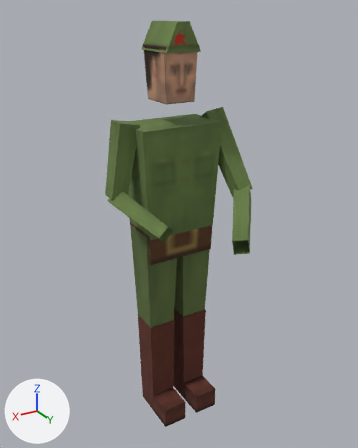
Renders of the OBJ model Samples/demo - first person shooter/models/guardnf.obj from each side of a commit.
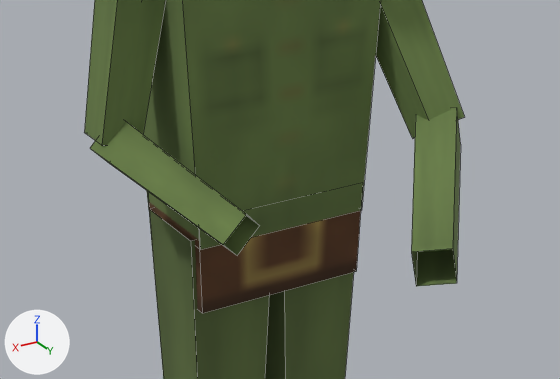
There are two pictures of each version: one whole from a camera (50 mm lens) standing at (69.0, 119.4, 124.2) and looking at (3.6, 10.4, 69.7), one close up on the part from 20% to 81% of the width and 32% to 65% of the height. Every picture has the same lights, and +X, +Y and +Z are marked at lower left. The first two pictures are the older version. The close-ups show mesh edges as thin lines. Where no turn or scale is listed for an object, it has been applied to the vertices. Vertices at exactly the same position are counted once.

In view in the first close-up: 'guardnf'.
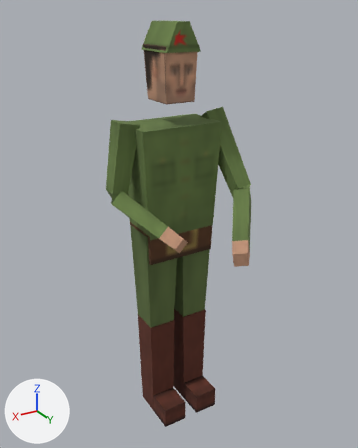
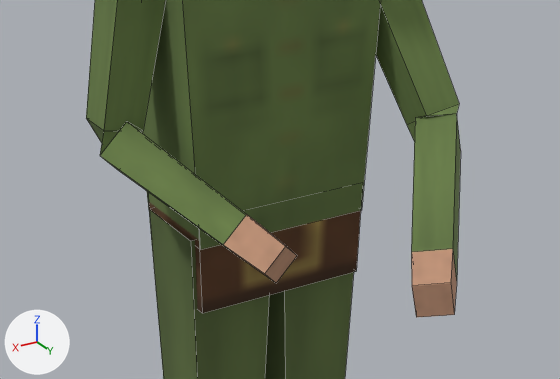
Location of each change, [x1, y1, x2, y2] in pixels of the close-ups (560 x 379 px):
'guardnf', reshaped: before [84, 0, 464, 379]; after [86, 0, 461, 379]
part 1 of me_guardnf, built on: before [376, 0, 464, 138]; after [376, 0, 461, 281]
part 2 of me_guardnf, reshaped: before [84, 0, 165, 145]; after [86, 0, 247, 253]
part 3 of me_guardnf, recoloured: before [90, 108, 461, 286]; after [224, 215, 457, 317]

The edits, one by one:
Picture 'gskin.png' (img_gskin_png) is new.
Material 'guard_skin' (mat_guard_skin) is new.
Its texture is img_gskin_png.
Its roughness is 1.0.
me_guardnf is used by ob_guardnf; location (0.0, 0.0, 0.0).
me_guardnf had 112 vertices, 73 faces and spanned x -19.3..20.6, y -7.0..36.2, z 0.0..121.8.
me_guardnf now has 120 vertices, 87 faces and spans x -19.1..20.1, y -7.0..40.3, z 0.0..121.8.
Part 1, on me_guardnf:
4 vertices are removed from x -19.3..-14.4, y 10.2..14.1, z 74.1..77.1.
10 faces are deleted.
4 vertices move from x -19.1..-14.7, y 10.7..13.6, z 73.0..78.2 to x 2.7..6.0, y 38.2..40.3, z 69.5..73.4.
8 vertices are added at x -19.1..-13.7, y 9.4..14.9, z 72.8..78.5.
12 new faces join them, mat_guard_shirt (picture img_gshirt_png).
5 new faces join them, mat_guard_skin (picture img_gskin_png).
Part 2, on me_guardnf:
4 vertices are removed from x 15.3..19.8, y -2.3..2.3, z 76.5..77.4.
10 faces are deleted.
4 vertices move from x 14.5..20.6, y -1.0..1.0, z 73.9..80.0 to x 7.8..12.4, y 21.7..23.2, z 67.2..71.8.
8 vertices are added at x 14.0..20.1, y -2.3..2.4, z 73.4..79.6.
12 new faces join them, mat_guard_shirt (picture img_gshirt_png).
5 new faces join them, mat_guard_skin (picture img_gskin_png).
me_guardnf part 3: 10 faces spanning x -0.8..14.3, y 16.8..40.3, z 67.2..74.2 switch from mat_guard_shirt (picture img_gshirt_png) to mat_guard_skin (picture img_gskin_png).
